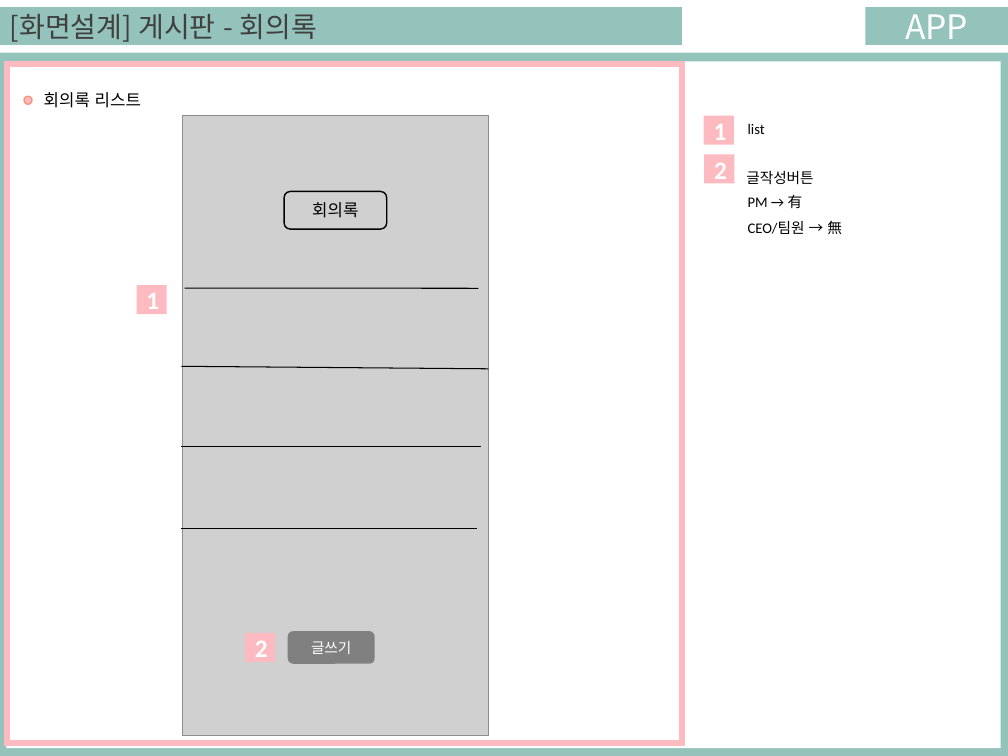
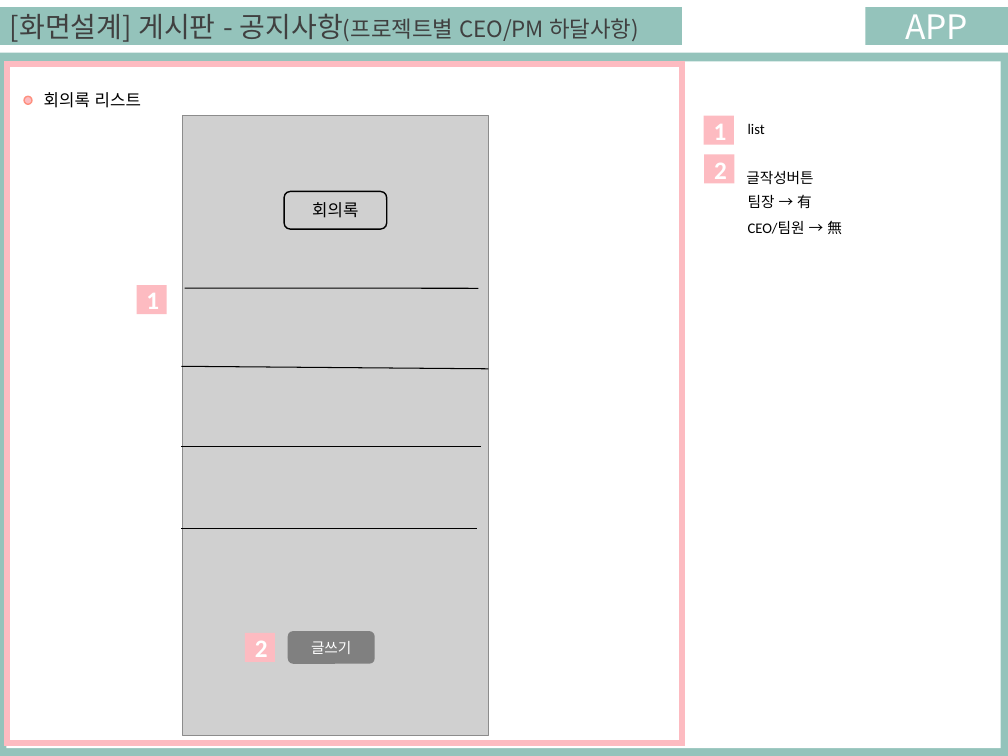
Before and after one commit to ezenteam03/project06, a slide deck: slide 79 of WebContent/HANA/PPT/0508 합본.pptx (slide 21 before the commit). Drawn at 1008x756 pixels with LibreOffice and Linux fonts; fonts in the diff are those of the drawing; grey boxes stand for pictures. Boxes give left, top, right and bottom in pixels: in the first picture for what was removed or moved away, otherwise in the second. Text is boxed around its words. In the diff, an @@ line names an element or a change of style, - is before the commit and + after.

```diff
--- a/WebContent/HANA/PPT/0508 합본.pptx
+++ b/WebContent/HANA/PPT/0508 합본.pptx
@@ text in rectangle at [10, 13, 639, 42]: text changed; size 20 to 16 pt @@
-[화면설계] 게시판 - 회의록
+[화면설계] 게시판 - 공지사항(프로젝트별 CEO/PM 하달사항)
@@ text at [748, 195, 812, 208]: text changed @@
-PM → 有
+팀장 → 有
```
Also in this commit, not shown: 18 other slides changed, 64 slides added.
